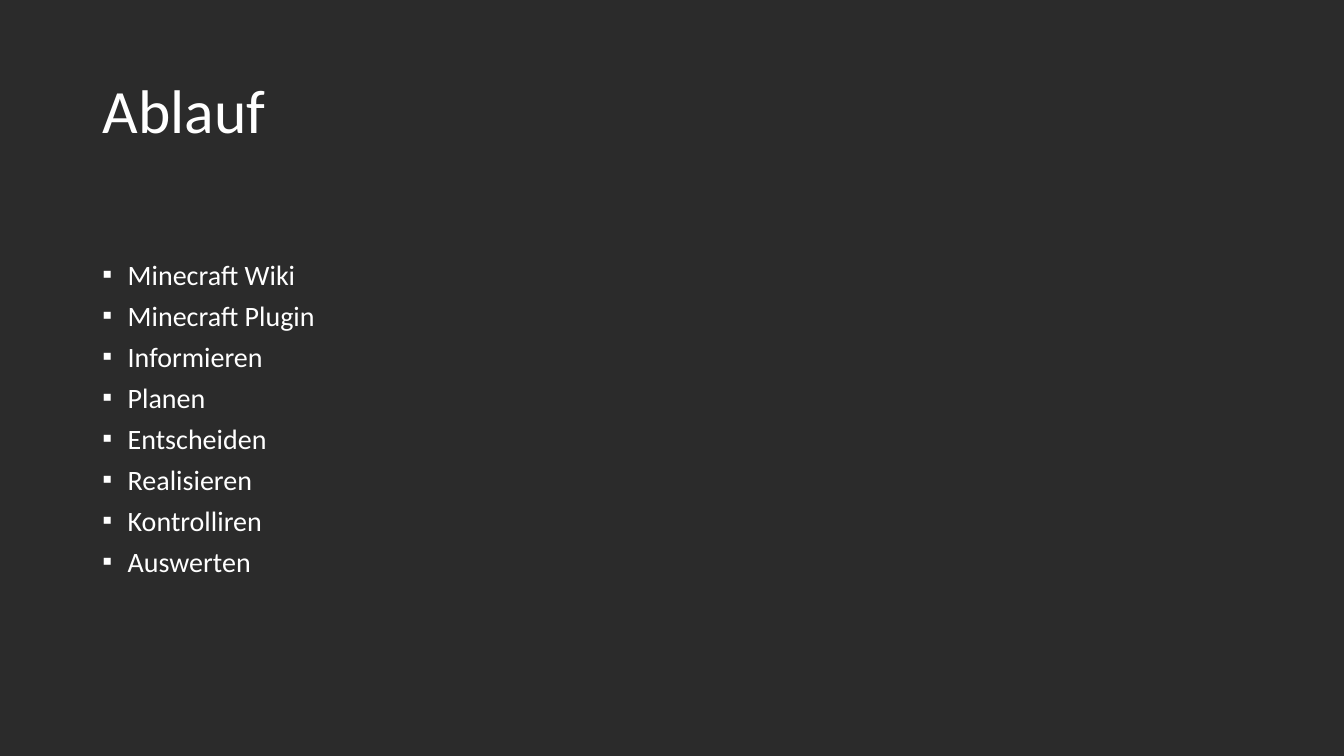
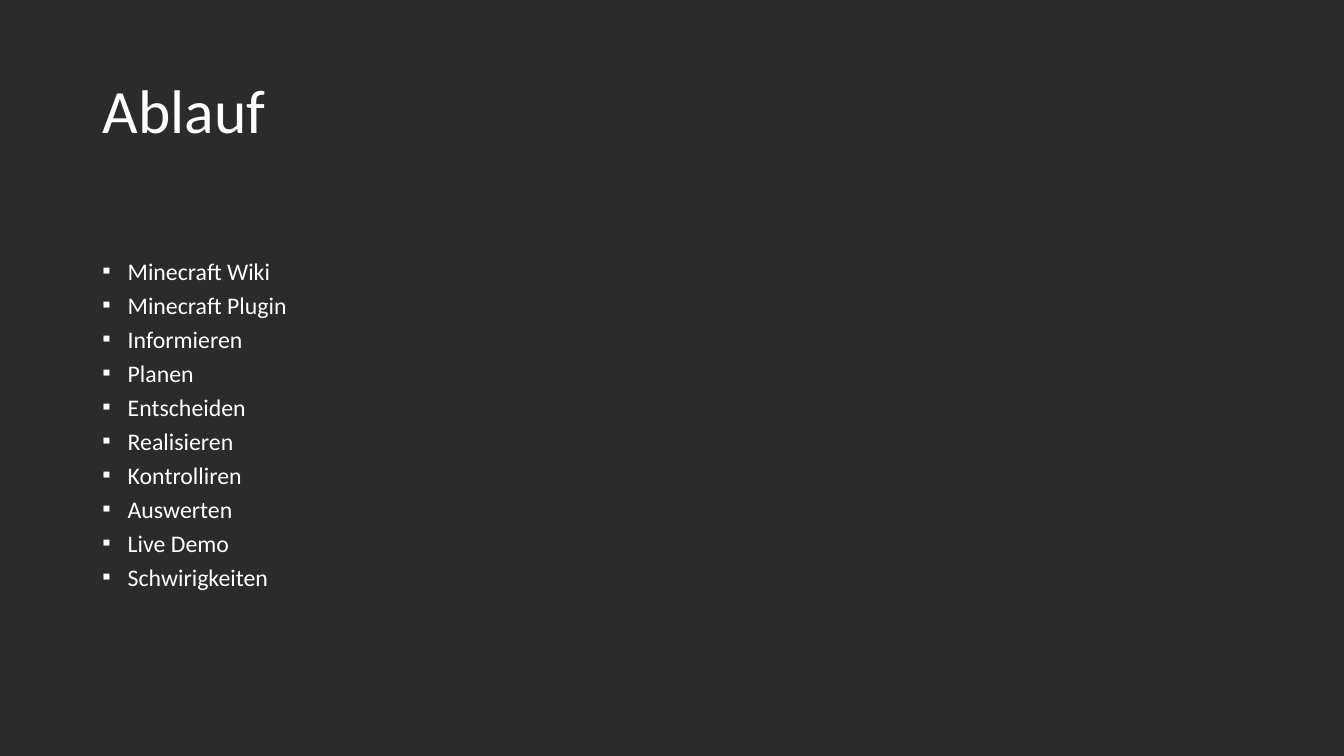
Before and after one commit to The12Forest/BBZW-M431-Wiki, a slide deck: slide 2 of Dokumentation/MinecraftWikiPPTX.pptx. Drawn at 1344x756 pixels with LibreOffice and Linux fonts; fonts in the diff are those of the drawing; background and template pictures are left out; a plain dark background stands for a picture behind light text. Boxes give left, top, right and bottom in pixels: in the first picture for what was removed or moved away, otherwise in the second. Text is boxed around its words. In the diff, an @@ line names an element or a change of style, - is before the commit and + after.

Commit message:
Ablauf angepast in präsentation

```diff
--- a/Dokumentation/MinecraftWikiPPTX.pptx
+++ b/Dokumentation/MinecraftWikiPPTX.pptx
@@ text at (128,263,286,518): size 20 to 17 pt in "Minecraft Wiki", "Minecraft Plugin", "Informieren", "Planen" and 4 more places; line spacing 0.8 to 0.7 @@
@@ text at (128,535,268,590): paragraphs added @@
+▪ Live Demo
+▪ Schwirigkeiten
```
